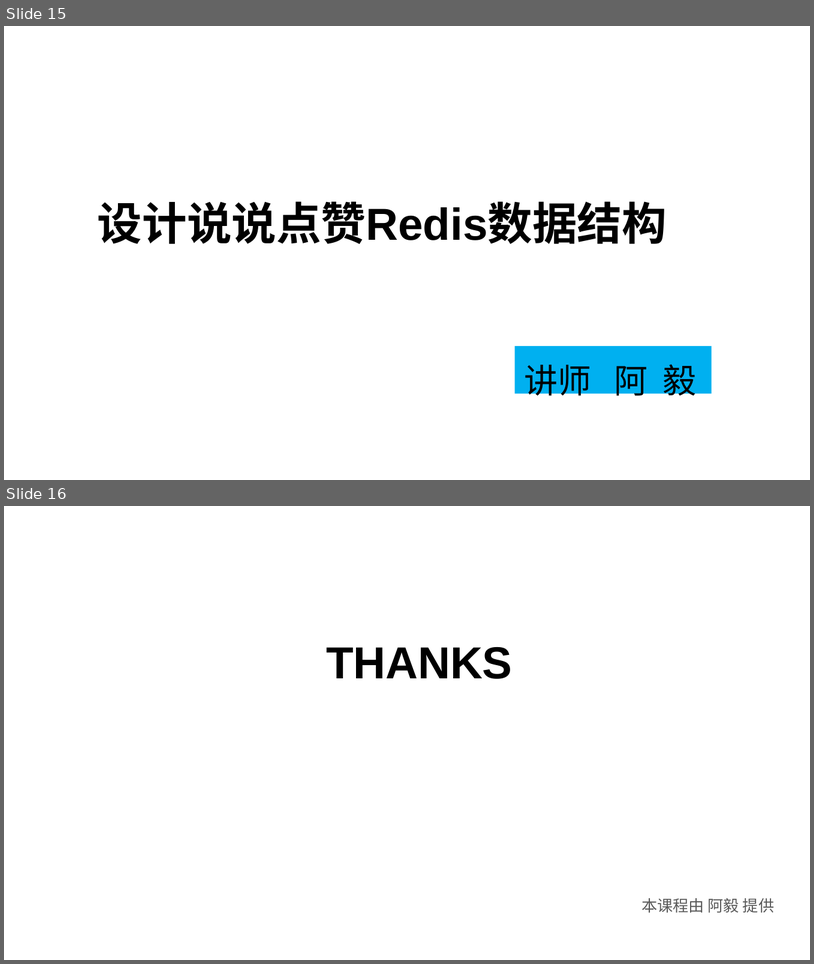
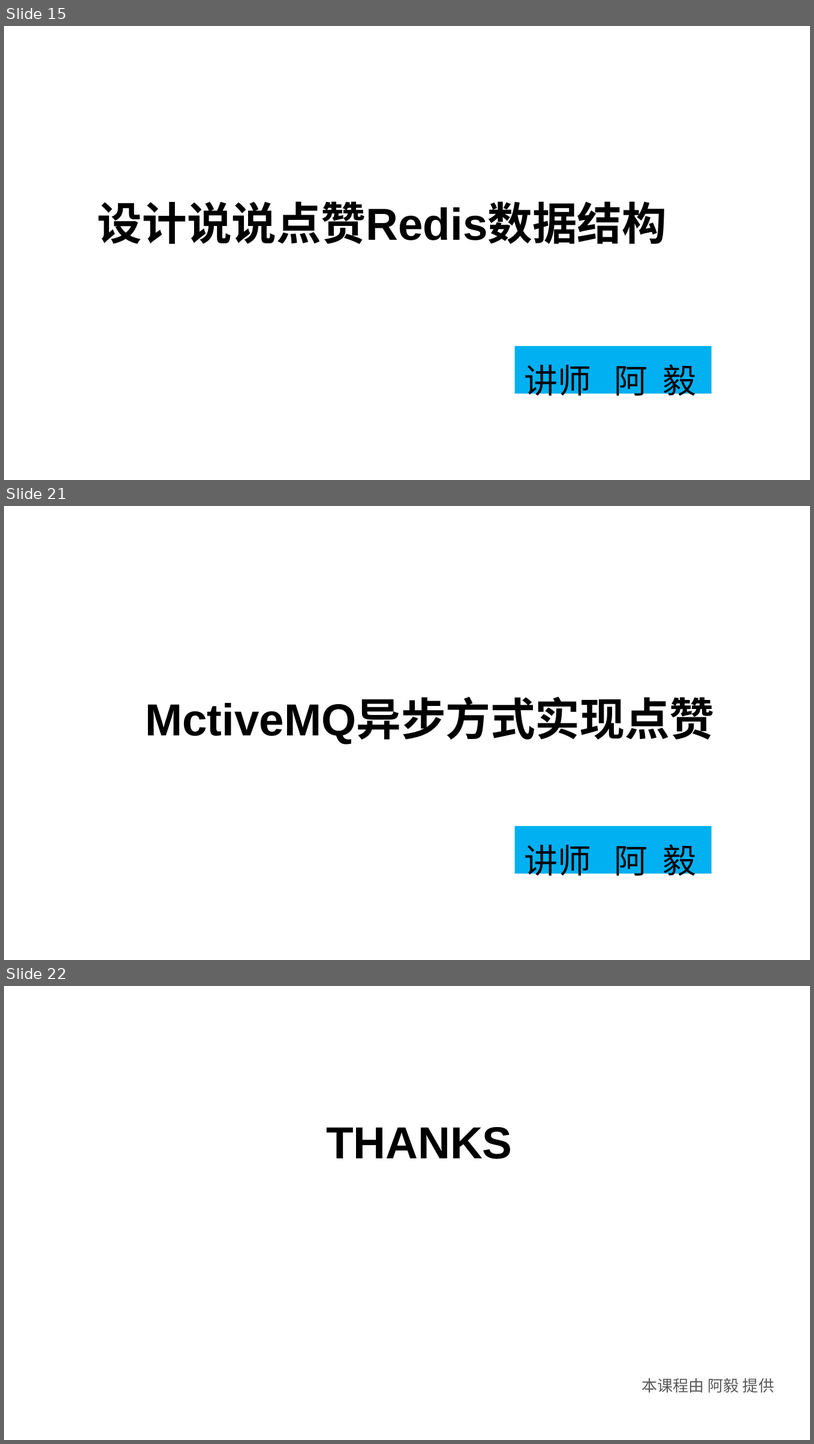
Before and after one commit to huangwenyi10/high-concurrency-praise, a slide deck: doc/SpringBoot+Redis+MQ实现高并发点赞功能.ppt. Shown one above the other, each under a label of ours: slides 15 and 16 before the commit, slides 15, 21 and 22 after it; the slides between them are not shown. The pictures are 814x964 and 814x1444 pixels, drawn with LibreOffice and Linux fonts; fonts in the diff are those of the drawing; background and template pictures are left out. Boxes give left, top, right and bottom in pixels: in the first picture for what was removed or moved away, otherwise in the second. Text is boxed around its words. In the diff, an @@ line names an element or a change of style, - is before the commit and + after.

```diff
--- a/doc/SpringBoot+Redis+MQ实现高并发点赞功能.ppt
+++ b/doc/SpringBoot+Redis+MQ实现高并发点赞功能.ppt
@@ slide 21 added at <box>4,506,810,960</box>, background picture (left out) @@
@@ text added at <box>145,700,714,744</box>, 40 pt, text #000000, bold @@
+MctiveMQ异步方式实现点赞
@@ rectangle added at <box>515,826,712,874</box>, fill #00B0F0 @@
@@ text added at <box>525,844,696,881</box>, 30 pt, text #000000 @@
+讲师 阿 毅
@@ what was slide 16 is now slide 22 @@
```
Also in this commit, not shown: 5 other slides added, 10 other files.
